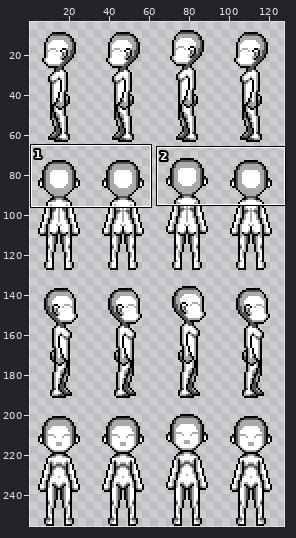
Two versions of one sprite sheet, Assets/Character/Female/AvThn/Body/Female_AvThn_Body_Idle.png. The first picture is a wide view before the edit; the outline marks the close-up.
Close-up. Before:
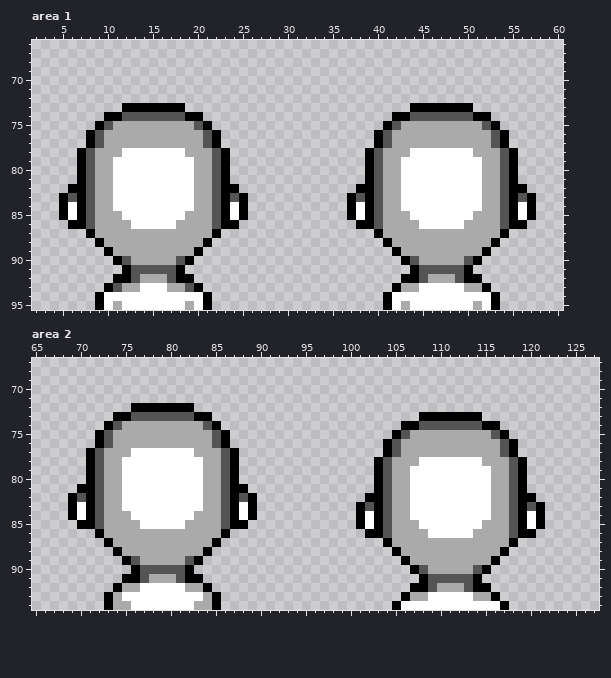
The file is 128x256 pixels. Shown: area 1: x 2..60, y 66..95; area 2: x 65..127, y 67..94. The wide view leaves out empty margins. The commit also changed other parts of the picture, which this record leaves out.
Now the later version:
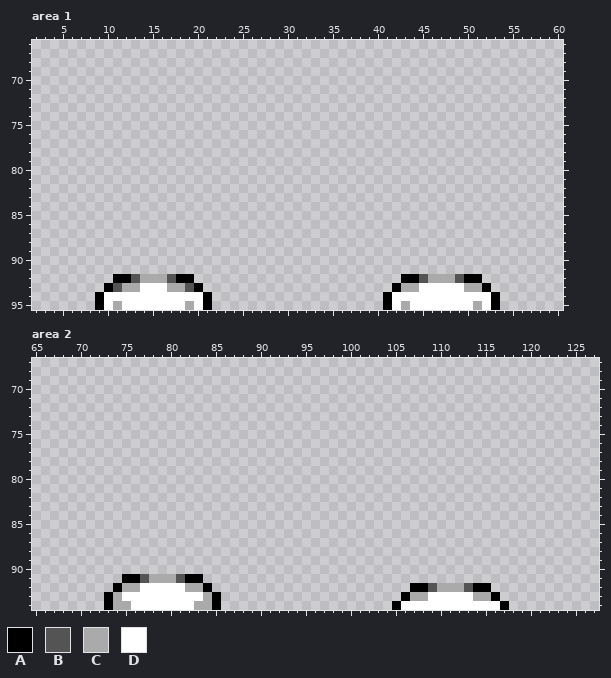
Palette (. is transparent): A #000000  B #545454  C #aaaaaa  D #ffffff
Edits made:
Changed rows in their new state; - is an unchanged pixel.
Area 1:
first column x 5:
73 -------.......-------------------------.......-------
74 -----...........---------------------...........-----
75 ----.............-------------------.............----
76 ---...............-----------------...............---
77 ---...............-----------------...............---
78 --.................---------------.................--
79 --.................---------------.................--
80 --.................---------------.................--
81 --.................---------------.................--
82 -...................-------------...................-
83 .....................-----------.....................
84 .....................-----------.....................
85 .....................-----------.....................
86 -...................-------------...................-
87 ---...............-----------------...............---
88 ----.............-------------------.............----
89 -----...........---------------------...........-----
90 ------.........-----------------------.........------
91 -------.......-------------------------.......-------
Area 2:
first column x 69:
72 -------.......---------------------------------------
73 -----...........-----------------------.......-------
74 ----.............--------------------...........-----
75 ---...............------------------.............----
76 ---...............-----------------...............---
77 --.................----------------...............---
78 --.................---------------.................--
79 --.................---------------.................--
80 --.................---------------.................--
81 -...................--------------.................--
82 .....................------------...................-
83 .....................-----------.....................
84 .....................-----------.....................
85 -...................------------.....................
86 ---...............---------------...................-
87 ----.............------------------...............---
88 -----...........--------------------.............----
89 ------.........----------------------...........-----
90 -------.......------------------------.........------
91 ---------------------------------------.......-------
Boxes around the changes in both close-ups, in picture pixels (x1, y1, x2, y2):
erased: (59, 103, 248, 274)
erased: (347, 103, 536, 274)
erased: (68, 403, 257, 574)
erased: (356, 412, 545, 583)
